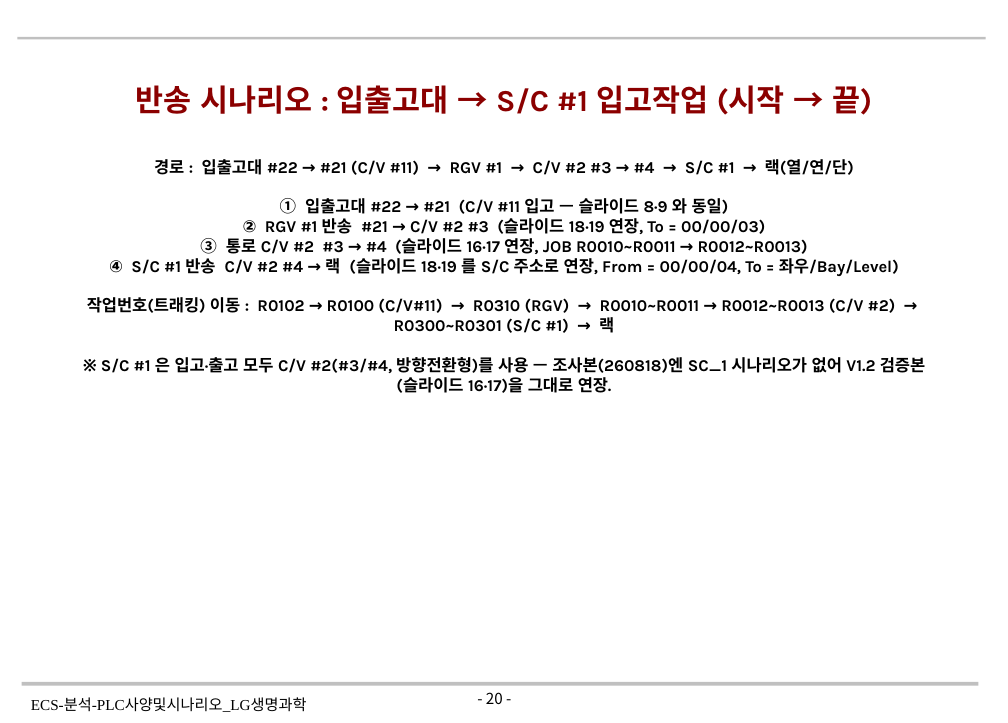
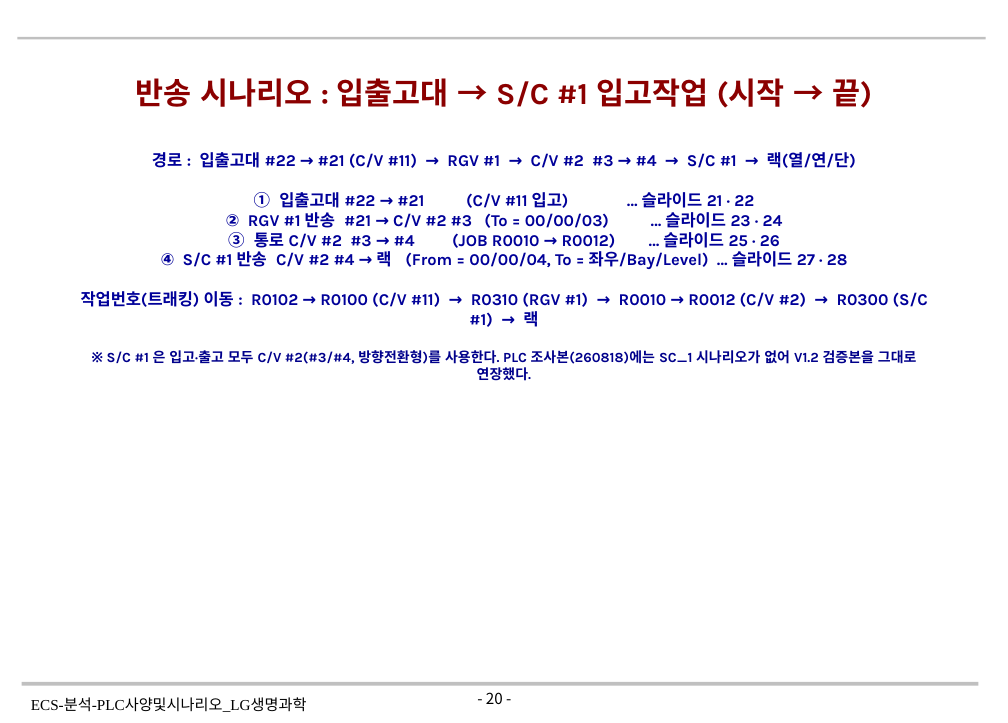
Before and after one commit to yeorijby-coder/LGLS_ALL, a slide deck: slide 20 of ECS-분석-PLC사양및시나리오_LG생명과학_V1.3_20260819.pptx. Drawn at 1008x723 pixels with LibreOffice and Linux fonts; fonts in the diff are those of the drawing; background and template pictures are left out. Boxes give left, top, right and bottom in pixels: in the first picture for what was removed or moved away, otherwise in the second. Text is boxed around its words. In the diff, an @@ line names an element or a change of style, - is before the commit and + after.

```diff
--- a/ECS-분석-PLC사양및시나리오_LG생명과학_V1.3_20260819.pptx
+++ b/ECS-분석-PLC사양및시나리오_LG생명과학_V1.3_20260819.pptx
@@ text "반송 시나리오 : 입출고대 → ...": place and size @@
-text "반송 시나리오 : 입출고대 → ..." at bbox=[136, 85, 872, 115]
+text "반송 시나리오 : 입출고대 → ..." at bbox=[136, 78, 872, 108]
@@ text "경로 : 입출고대 #22 → ...": place and size @@
-text "경로 : 입출고대 #22 → ..." at bbox=[87, 159, 925, 393]
+text "경로 : 입출고대 #22 → ..." at bbox=[81, 152, 928, 381]
@@ text at bbox=[152, 152, 856, 168]: text colour #000000 to #000099 in "경로 : 입출고대 #22 → #21 (C/V ..." @@
@@ text at bbox=[81, 192, 928, 381]: text changed; text colour #000000 to #000099 @@
-① 입출고대 #22 → #21 (C/V #11 입고 — 슬라이드 8·9 와 동일)
-② RGV #1 반송 #21 → C/V #2 #3 (슬라이드 18·19 연장, To = 00/00/03)
-③ 통로 C/V #2 #3 → #4 (슬라이드 16·17 연장, JOB R0010~R0011 → R0012~R0013)
-④ S/C #1 반송 C/V #2 #4 → 랙 (슬라이드 18·19 를 S/C 주소로 연장, From = 00/00/04, To = 좌우/Bay/Level)
-작업번호(트래킹) 이동 : R0102 → R0100 (C/V#11) → R0310 (RGV) → R0010~R0011 → R0012~R0013 (C/V #2) → R0300~R0301 (S/C #1) → 랙
-※ S/C #1 은 입고·출고 모두 C/V #2(#3/#4, 방향전환형)를 사용 — 조사본(260818)엔 SC_1 시나리오가 없어 V1.2 검증본(슬라이드 16·17)을 그대로 연장.
+① 입출고대 #22 → #21 (C/V #11 입고) … 슬라이드 21 · 22
+② RGV #1 반송 #21 → C/V #2 #3 (To = 00/00/03) … 슬라이드 23 · 24
+③ 통로 C/V #2 #3 → #4 (JOB R0010 → R0012) … 슬라이드 25 · 26
+④ S/C #1 반송 C/V #2 #4 → 랙 (From = 00/00/04, To = 좌우/Bay/Level) … 슬라이드 27 · 28
+작업번호(트래킹) 이동 : R0102 → R0100 (C/V #11) → R0310 (RGV #1) → R0010 → R0012 (C/V #2) → R0300 (S/C #1) → 랙
+※ S/C #1 은 입고·출고 모두 C/V #2(#3/#4, 방향전환형)를 사용한다. PLC 조사본(260818)에는 SC_1 시나리오가 없어 V1.2 검증본을 그대로 연장했다.
```
Also in this commit, not shown: 19 other slides changed, 36 slides removed.
